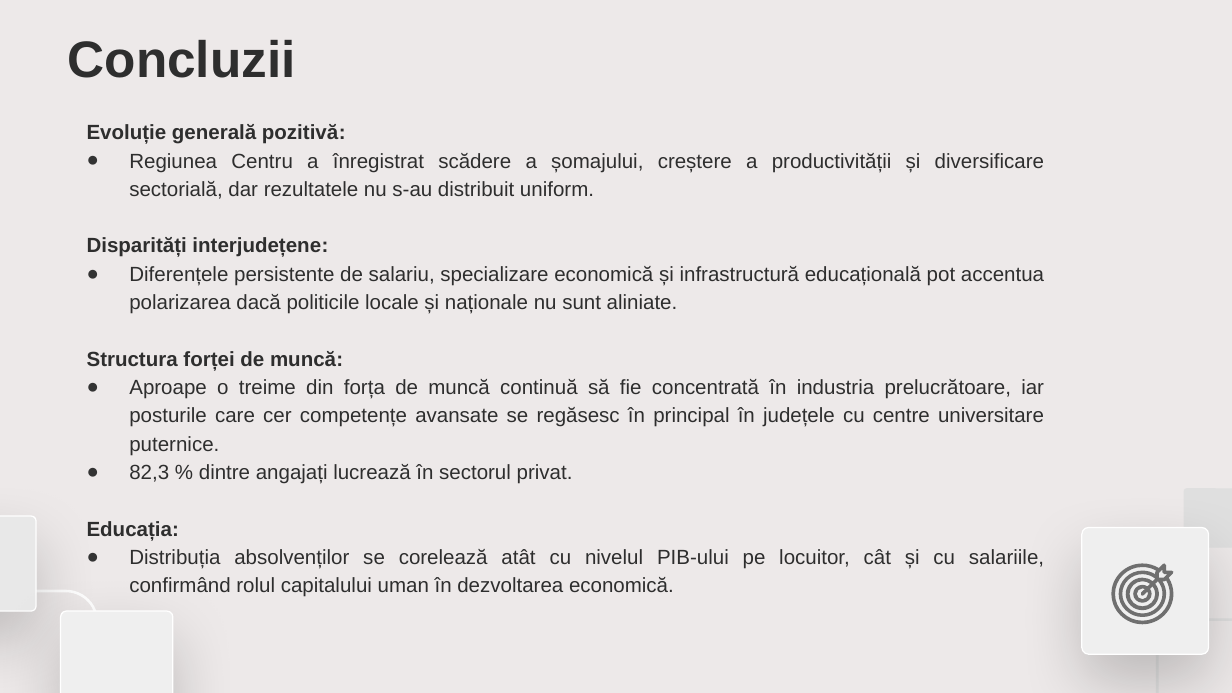
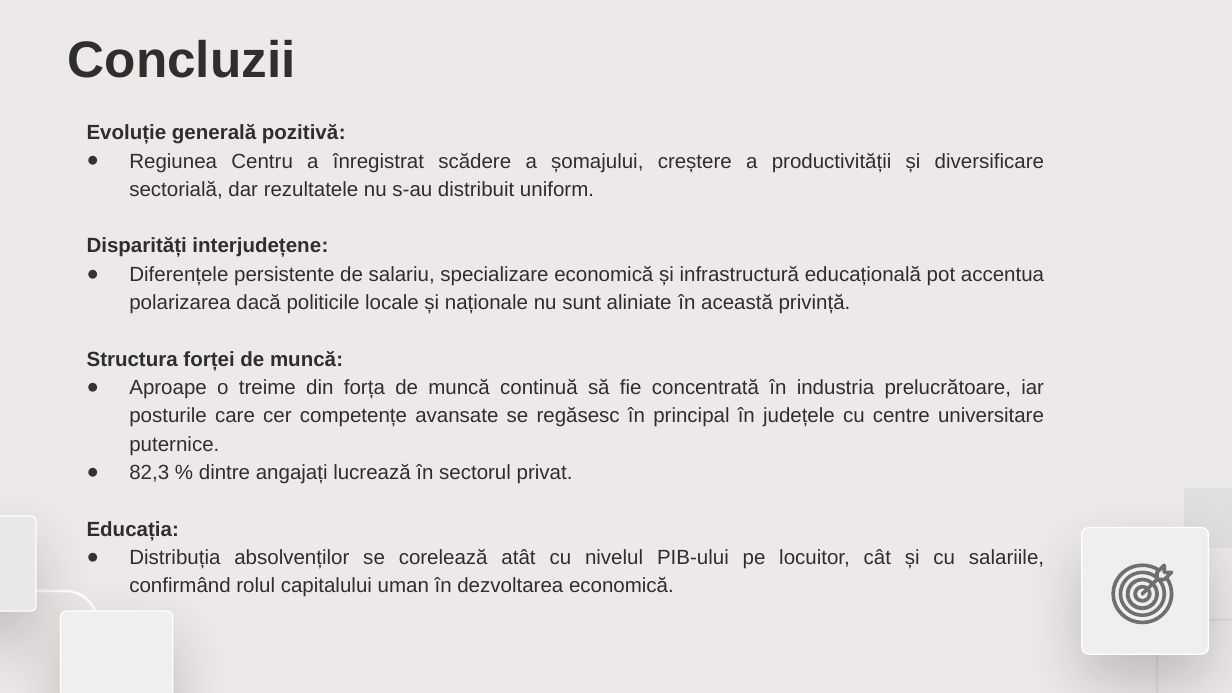
Before and after one commit to d4vjd/Labor-Market-Analysis-App, a slide deck: slide 29 of PUPAZA_DAVID_STAT_OTOIU_ADRIAN.pptx (slide 30 before the commit). Drawn at 1232x693 pixels with LibreOffice and Linux fonts; fonts in the diff are those of the drawing. Boxes give left, top, right and bottom in pixels: in the first picture for what was removed or moved away, otherwise in the second. Text is boxed around its words. In the diff, an @@ line names an element or a change of style, - is before the commit and + after.

```diff
--- a/PUPAZA_DAVID_STAT_OTOIU_ADRIAN.pptx
+++ b/PUPAZA_DAVID_STAT_OTOIU_ADRIAN.pptx
@@ subtitle at bbox=[129, 266, 1044, 314]: text changed @@
-● Diferențele persistente de salariu, specializare economică și infrastructură educațională pot accentua polarizarea dacă politicile locale și naționale nu sunt aliniate.
+● Diferențele persistente de salariu, specializare economică și infrastructură educațională pot accentua polarizarea dacă politicile locale și naționale nu sunt aliniate în această privință.
```
Also in this commit, not shown: 24 other slides changed, 1 slide removed.
